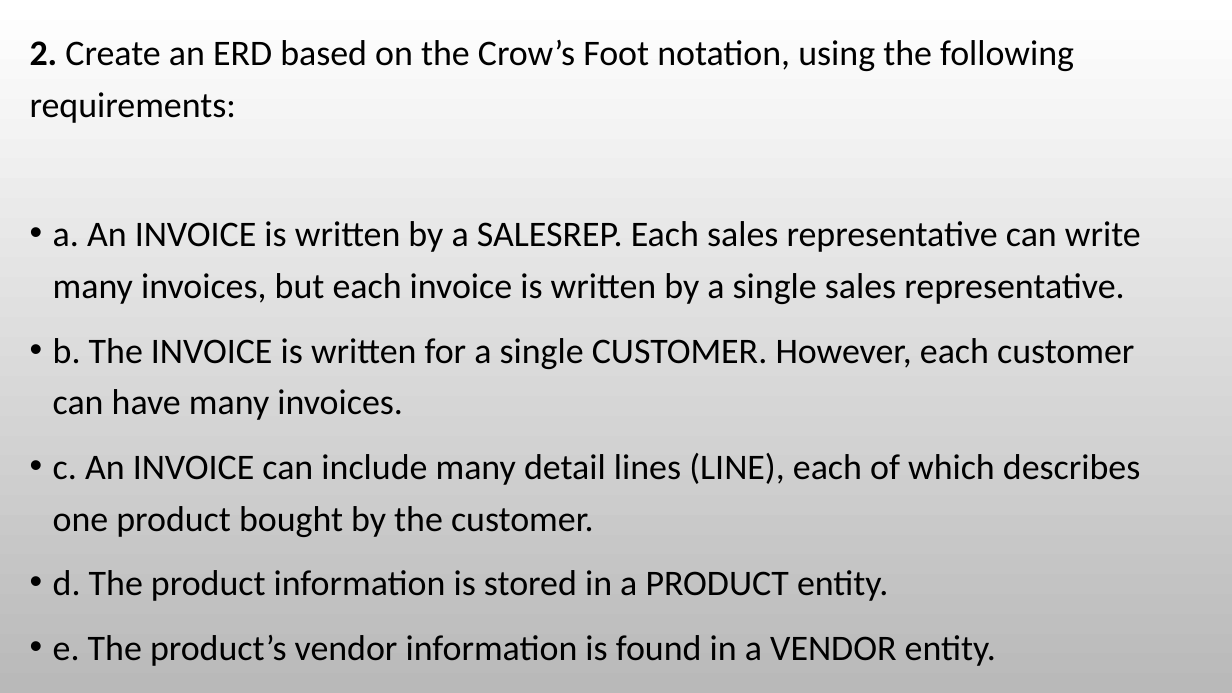
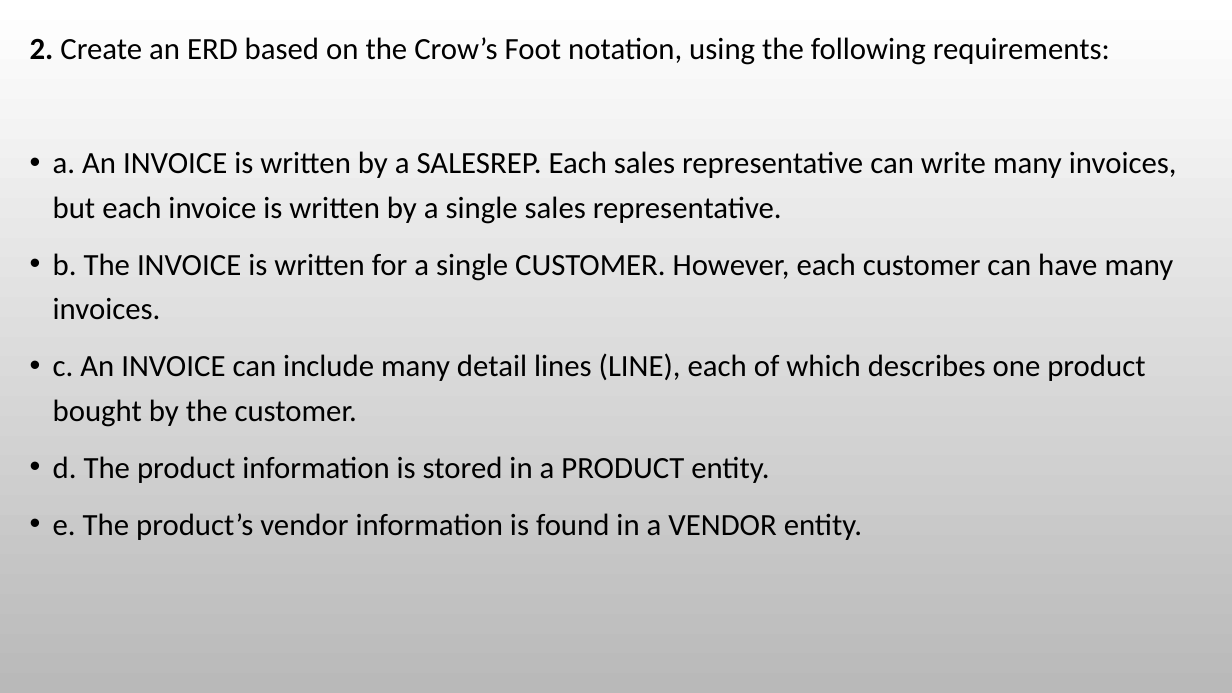
Before and after one commit to nashurgessa/DB-practices, a slide deck: slide 4 of Slides/L4.1 - Exercises of CF ERD.pptx. Drawn at 1232x693 pixels with LibreOffice and Linux fonts; fonts in the diff are those of the drawing. Boxes give left, top, right and bottom in pixels: in the first picture for what was removed or moved away, otherwise in the second. Text is boxed around its words. In the diff, an @@ line names an element or a change of style, - is before the commit and + after.

Commit message:
exercise

```diff
--- a/Slides/L4.1 - Exercises of CF ERD.pptx
+++ b/Slides/L4.1 - Exercises of CF ERD.pptx
@@ text "2. Create an ERD based ..." at bbox=[30, 37, 1177, 540]: size 28 to 24 pt @@
```
